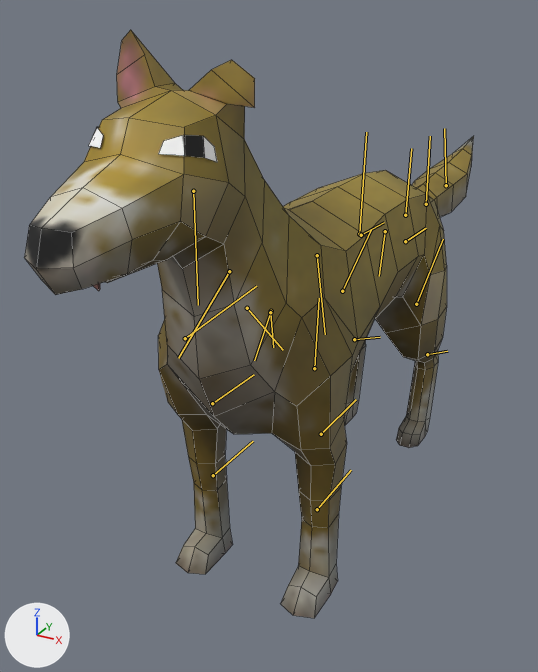
An edit to the FBX model models/doob/doob.fbx, drawn before and after from the same camera.
Camera for both pictures: a camera (50 mm lens) standing at (0.587, -1.341, 1.025) and looking at (-0.141, -0.017, 0.363). Every picture has the same lights, and +X, +Y and +Z are marked at lower left. Both versions are drawn at the pose saved in each file; the numbers are the values there. The bones that bend it are drawn over the model as lines. Mesh edges are drawn as thin lines.

Names of what the first picture shows: 'doob'.
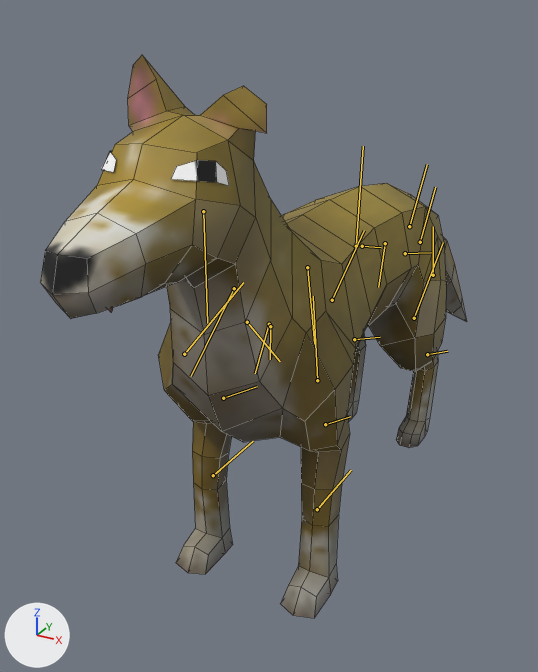
Commit message: doob done

What differs and where, as boxes (x1, y1, x2, y2) in the pictures (538 x 672 px):
'doob', posed: before (24, 30, 474, 618); after (40, 55, 467, 618)
bone 'pelvis', root to tip: before (385, 231) to (379, 276); after (385, 243) to (378, 287)
bone 'spine2', root to tip: before (317, 255) to (325, 334); after (307, 267) to (314, 344)
bone 'head', root to tip: before (193, 191) to (198, 305); after (203, 211) to (207, 323)
bone 'upperarm_L', root to tip: before (314, 368) to (319, 298); after (317, 380) to (313, 296)
bone 'lowerarm_L', root to tip: before (321, 434) to (356, 399); after (325, 424) to (350, 416)
bone 'upperarm_R', root to tip: before (185, 338) to (256, 286); after (184, 354) to (243, 282)
bone 'lowerarm_R', root to tip: before (212, 403) to (254, 374); after (223, 398) to (257, 386)
bone 'tail1', root to tip: before (405, 215) to (411, 148); after (409, 226) to (427, 164)
bone 'tail2', root to tip: before (426, 204) to (430, 136); after (420, 242) to (435, 187)
bone 'tail3', root to tip: before (446, 185) to (444, 128); after (433, 275) to (433, 226)
bone 'upperleg_L', root to tip: before (405, 241) to (426, 228); after (405, 253) to (431, 252)
bone 'lowerleg_L', root to tip: before (416, 304) to (443, 239); after (414, 318) to (443, 242)
bone 'upperleg_R', root to tip: before (361, 235) to (384, 222); after (362, 246) to (381, 247)
bone 'lowerleg_R', root to tip: before (342, 291) to (371, 229); after (332, 300) to (364, 230)

What the commit changed:
Bone 'pelvis' (bone_pelvis) moves from (0.0, 0.0, 0.0) to (-0.5, 1.1, 0.0).
Bone 'pelvis' (bone_pelvis) turns from (0, 0, 0) to (-1, 4, 0) degrees about its own x, y and z.
Bone 'spine2' (bone_spine2) turns from (0, 0, 0) to (-2, -8, 0) degrees about its own x, y and z.
Bone 'head' (bone_head) turns from (0, 0, 0) to (0, 5, 0) degrees about its own x, y and z.
Bone 'upperarm_L' (bone_upperarm_l) turns from (0, 0, 0) to (0, -3, 13) degrees about its own x, y and z.
Bone 'lowerarm_L' (bone_lowerarm_l) turns from (0, 0, 0) to (2, -6, -33) degrees about its own x, y and z.
Bone 'hand_L' (bone_hand_l) turns from (0, 0, 0) to (5, 4, 19) degrees about its own x, y and z.
Bone 'upperarm_R' (bone_upperarm_r) turns from (0, 0, 0) to (0, 3, 16) degrees about its own x, y and z.
Bone 'lowerarm_R' (bone_lowerarm_r) turns from (0, 0, 0) to (-1, 4, -30) degrees about its own x, y and z.
Bone 'hand_R' (bone_hand_r) turns from (0, 0, 0) to (4, -1, 15) degrees about its own x, y and z.
Bone 'tail1' (bone_tail1) turns from (0, 0, 0) to (1, 7, -27) degrees about its own x, y and z.
Bone 'tail2' (bone_tail2) turns from (0, 0, 0) to (-4, -8, -24) degrees about its own x, y and z.
Bone 'tail3' (bone_tail3) turns from (0, 0, 0) to (-15, -12, -19) degrees about its own x, y and z.
Bone 'upperleg_L' (bone_upperleg_l) turns from (0, 0, 0) to (0, -4, -12) degrees about its own x, y and z.
Bone 'lowerleg_L' (bone_lowerleg_l) turns from (0, 0, 0) to (2, 9, 22) degrees about its own x, y and z.
Bone 'foot_L' (bone_foot_l) turns from (0, 0, 0) to (0, -3, -10) degrees about its own x, y and z.
Bone 'upperleg_R' (bone_upperleg_r) turns from (0, 0, 0) to (-1, 6, -15) degrees about its own x, y and z.
Bone 'lowerleg_R' (bone_lowerleg_r) turns from (0, 0, 0) to (-2, -9, 24) degrees about its own x, y and z.
Bone 'foot_R' (bone_foot_r) turns from (0, 0, 0) to (-5, -1, -9) degrees about its own x, y and z.
